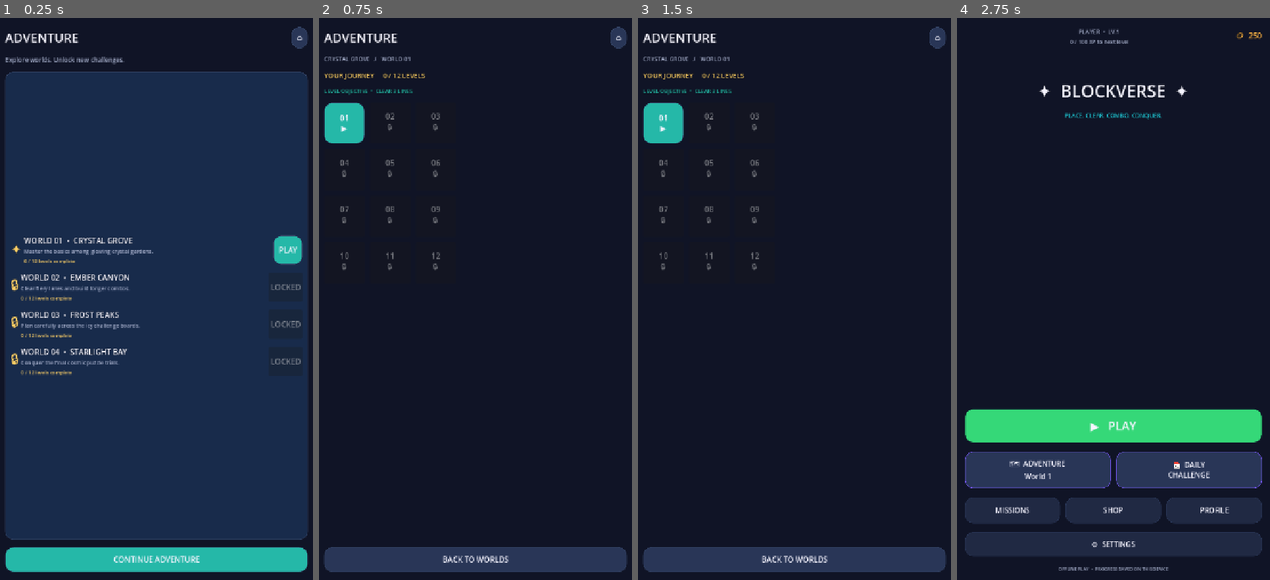
Above: before the commit, frames 1-4 (left to right).
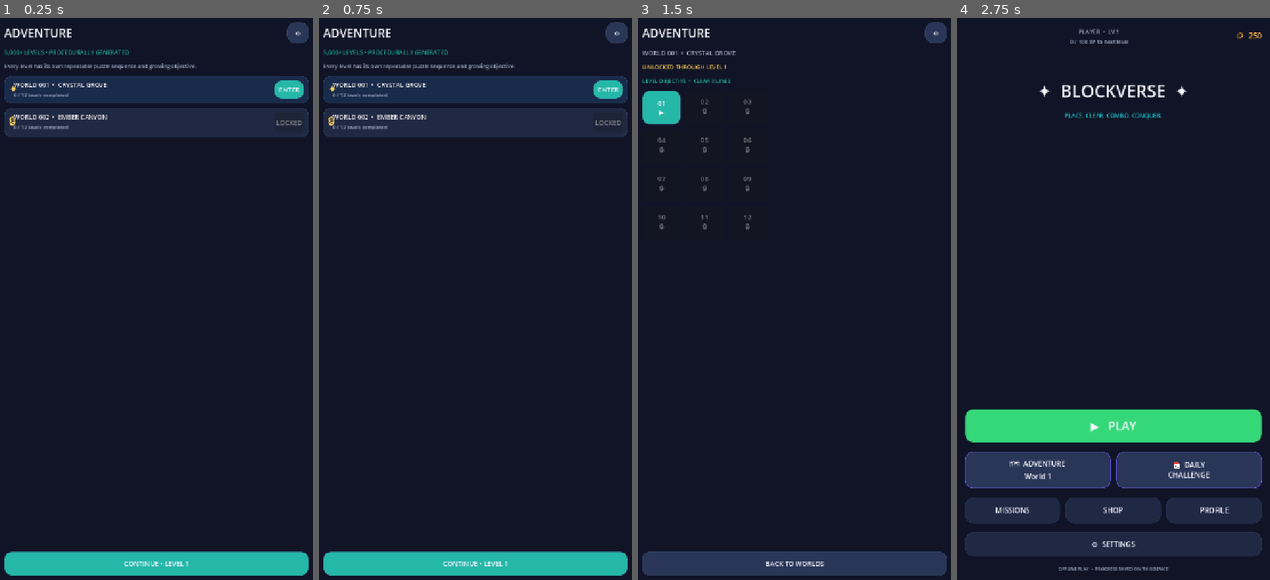
Above: after the commit, the same moments.

Repository: MaheshPawar32/android-game-factory
Game: Godot game, scene res://scenes/adventure_map.tscn
The game is run twice, just before and just after one commit, with the same random seed, the same clock (stepped at 60 frames per second) and the same inputs. This scene is started directly instead of the project's main scene.
Inputs (mouse positions are in pixels of both pictures, inside the frame that each line leads up to):
- Up to frame 1 (0.25 s): no input
- Up to frame 2 (0.75 s): click (606, 248) at 0.5 s, where only the run before the commit has a clickable "PLAY"
- Up to frame 3 (1.5 s): click (925, 91) at 1.25 s, where only the run after the commit has a clickable "ENTER"
- Up to frame 4 (2.75 s): click "⌂" at 2 s

The runs differ from the first frame. In frame 1, 74% of the frame differs, in the area x 1-99%, y 0-100%; in frame 2, 16%; in frame 3, 4.4%; in frame 4, nothing differs.

Commit message:
Replace fixed Adventure list with generated unlimited world and level browser

Diff:
--- a/projects/block-puzzle/scripts/screens/adventure_screen.gd
+++ b/projects/block-puzzle/scripts/screens/adventure_screen.gd
@@ -1,12 +1,11 @@
 extends Control
-## Reusable premium BLOCKVERSE adventure and level-selection screens.
+## Procedural Adventure map and paged level browser. Levels are generated from their number.
+const LevelData = preload("res://scripts/engine/level_generator.gd")
 const BG := Color("#101426")
 const PANEL := Color("#202943")
 const TEXT := Color("#F6F5FF")
 const MUTED := Color("#A7B0CC")
 const TEAL := Color("#25B8A8")
-const WORLD_NAMES := ["CRYSTAL GROVE", "EMBER CANYON", "FROST PEAKS", "STARLIGHT BAY"]
-const WORLD_DETAILS := ["Master the basics among glowing crystal gardens.", "Clear fiery lanes and build longer combos.", "Plan carefully across the icy challenge boards.", "Conquer the final cosmic puzzle trials."]
 
 func _ready() -> void:
 	_build()
@@ -18,20 +17,21 @@
 	add_child(bg)
 	var margin := MarginContainer.new()
 	margin.set_anchors_and_offsets_preset(Control.PRESET_FULL_RECT)
-	margin.add_theme_constant_override("margin_left", 22)
-	margin.add_theme_constant_override("margin_right", 22)
-	margin.add_theme_constant_override("margin_top", 34)
-	margin.add_theme_constant_override("margin_bottom", 28)
+	margin.add_theme_constant_override("margin_left", 20)
+	margin.add_theme_constant_override("margin_right", 20)
+	margin.add_theme_constant_override("margin_top", 24)
+	margin.add_theme_constant_override("margin_bottom", 20)
 	add_child(margin)
 	var root := VBoxContainer.new()
-	root.add_theme_constant_override("separation", 16)
+	root.add_theme_constant_override("separation", 12)
 	margin.add_child(root)
 	var top := HBoxContainer.new()
 	root.add_child(top)
-	var title := _label("ADVENTURE", 28, TEXT, true)
+	var title := _label("ADVENTURE", 26, TEXT, true)
 	title.size_flags_horizontal = Control.SIZE_EXPAND_FILL
 	top.add_child(title)
 	var back := _button("⌂", Color("#293657"))
+	back.custom_minimum_size = Vector2(48, 46)
 	back.pressed.connect(func(): AppRouter.go_home())
 	top.add_child(back)
 	if name == "AdventureMap":
@@ -40,64 +40,75 @@
 		_build_level_select(root)
 
 func _build_world_map(root: VBoxContainer) -> void:
-	root.add_child(_label("Explore worlds. Unlock new challenges.", 14, MUTED))
-	var world := PanelContainer.new()
-	world.size_flags_vertical = Control.SIZE_EXPAND_FILL
-	world.add_theme_stylebox_override("panel", _panel_style(Color("#182B4B")))
-	root.add_child(world)
-	var content := VBoxContainer.new()
-	content.alignment = BoxContainer.ALIGNMENT_CENTER
-	content.add_theme_constant_override("separation", 18)
-	world.add_child(content)
 	var unlocked_level := int(SaveData.get_value("unlocked_level", 1))
-	var unlocked := clampi(int(ceil(float(unlocked_level) / 12.0)), 1, 4)
-	SaveData.set_value("unlocked_world", unlocked)
-	for i in range(1, 5):
-		var row := HBoxContainer.new()
-		content.add_child(row)
-		var marker := _label("✦" if i <= unlocked else "🔒", 30, Color("#FFD166"), true)
-		row.add_child(marker)
+	var unlocked_world := LevelData.world_for_level(unlocked_level)
+	SaveData.set_value("unlocked_world", unlocked_world)
+	root.add_child(_label("5,000+ LEVELS • PROCEDURALLY GENERATED", 13, TEAL, true))
+	root.add_child(_label("Every level has its own repeatable puzzle sequence and growing objective.", 12, MUTED))
+	var scroll := ScrollContainer.new()
+	scroll.size_flags_vertical = Control.SIZE_EXPAND_FILL
+	root.add_child(scroll)
+	var list := VBoxContainer.new()
+	list.size_flags_horizontal = Control.SIZE_EXPAND_FILL
+	list.add_theme_constant_override("separation", 10)
+	scroll.add_child(list)
+	var first_world := maxi(1, unlocked_world - 3)
+	var last_world := unlocked_world + 1
+	for world_id in range(first_world, last_world + 1):
+		var first_level := (world_id - 1) * LevelData.LEVELS_PER_WORLD + 1
+		var completed := clampi(unlocked_level - first_level, 0, LevelData.LEVELS_PER_WORLD)
+		var is_open := first_level <= unlocked_level
+		var row := PanelContainer.new()
+		row.add_theme_stylebox_override("panel", _panel_style(Color("#182B4B") if world_id == unlocked_world else PANEL))
+		list.add_child(row)
+		var line := HBoxContainer.new()
+		line.add_theme_constant_override("separation", 10)
+		row.add_child(line)
+		line.add_child(_label("✦" if is_open else "🔒", 25, Color("#FFD166"), true))
 		var info := VBoxContainer.new()
 		info.size_flags_horizontal = Control.SIZE_EXPAND_FILL
-		row.add_child(info)
-		info.add_child(_label("WORLD %02d  •  %s" % [i, WORLD_NAMES[i - 1]], 17, TEXT, true))
-		info.add_child(_label(WORLD_DETAILS[i - 1], 12, MUTED))
-		var first_level := (i - 1) * 12 + 1
-		var completed := clampi(unlocked_level - first_level, 0, 12)
-		info.add_child(_label("%d / 12 levels complete" % completed, 11, Color("#FFD166")))
-		var open := _button("PLAY" if i <= unlocked else "LOCKED", TEAL if i <= unlocked else Color("#34405C"))
-		open.disabled = i > unlocked
-		open.pressed.connect(func(): SaveData.set_value("selected_world", i); AppRouter.open_level_select())
-		row.add_child(open)
-	_add_bottom_button(root, "CONTINUE ADVENTURE", TEAL, func(): SaveData.set_value("selected_world", clampi(int(ceil(float(unlocked_level) / 12.0)), 1, 4)); AppRouter.open_level_select())
+		line.add_child(info)
+		info.add_child(_label("WORLD %03d  •  %s" % [world_id, LevelData.world_name(world_id)], 14, TEXT, true))
+		info.add_child(_label("%d / 12 levels completed" % completed, 11, MUTED))
+		var action := _button("ENTER" if is_open else "LOCKED", TEAL if is_open else Color("#34405C"))
+		action.disabled = not is_open
+		action.pressed.connect(func(): SaveData.set_value("selected_world", world_id); AppRouter.open_level_select())
+		line.add_child(action)
+	_add_bottom_button(root, "CONTINUE • LEVEL %d" % unlocked_level, TEAL, func(): SaveData.set_value("selected_world", unlocked_world); AppRouter.open_level_select())
 
 func _build_level_select(root: VBoxContainer) -> void:
-	var world := clampi(int(SaveData.get_value("selected_world", 1)), 1, 4)
-	var first_level := (world - 1) * 12 + 1
+	var world_id := maxi(1, int(SaveData.get_value("selected_world", 1)))
+	var first_level := (world_id - 1) * LevelData.LEVELS_PER_WORLD + 1
 	var unlocked := int(SaveData.get_value("unlocked_level", 1))
-	root.add_child(_label("%s   /   WORLD %02d" % [WORLD_NAMES[world - 1], world], 13, MUTED))
-	var progress := _label("YOUR JOURNEY     %d / 12 LEVELS" % clampi(unlocked - first_level, 0, 12), 15, Color("#FFD166"), true)
-	root.add_child(progress)
-	var target_lines := 3 + int((first_level - 1) / 4)
-	root.add_child(_label("LEVEL OBJECTIVE  •  CLEAR %d LINES" % target_lines, 12, TEAL, true))
+	root.add_child(_label("WORLD %03d  •  %s" % [world_id, LevelData.world_name(world_id)], 14, MUTED, true))
+	root.add_child(_label("UNLOCKED THROUGH LEVEL %d" % unlocked, 13, Color("#FFD166"), true))
+	var sample := LevelData.configuration(first_level)
+	root.add_child(_label("LEVEL OBJECTIVE  •  CLEAR %d LINES" % int(sample.objective_lines), 12, TEAL, true))
+	var scroll := ScrollContainer.new()
+	scroll.size_flags_vertical = Control.SIZE_EXPAND_FILL
+	root.add_child(scroll)
 	var grid := GridContainer.new()
 	grid.columns = 3
-	grid.size_flags_vertical = Control.SIZE_EXPAND_FILL
-	grid.add_theme_constant_override("h_separation", 12)
-	grid.add_theme_constant_override("v_separation", 12)
-	root.add_child(grid)
-	for local_level in range(12):
+	grid.size_flags_horizontal = Control.SIZE_EXPAND_FILL
+	grid.add_theme_constant_override("h_separation", 10)
+	grid.add_theme_constant_override("v_separation", 10)
+	scroll.add_child(grid)
+	for local_level in range(LevelData.LEVELS_PER_WORLD):
 		var global_level := first_level + local_level
+		var config := LevelData.configuration(global_level)
 		var is_unlocked := global_level <= unlocked
 		var marker := "★" if global_level < unlocked else ("▶" if is_unlocked else "🔒")
 		var tile := _button("%02d\n%s" % [local_level + 1, marker], TEAL if global_level == unlocked else PANEL)
-		tile.custom_minimum_size = Vector2(90, 92)
+		tile.custom_minimum_size = Vector2(86, 76)
 		tile.disabled = not is_unlocked
+		tile.tooltip_text = "Level %d • %s • Clear %d lines" % [global_level, config.difficulty, config.objective_lines]
 		tile.pressed.connect(func(): _start_level(global_level))
 		grid.add_child(tile)
 	_add_bottom_button(root, "BACK TO WORLDS", Color("#293657"), func(): AppRouter.open_adventure_map())
 
 func _start_level(level: int) -> void:
+	if not LevelData.is_supported(level):
+		return
 	SaveData.set_value("current_level", level)
 	SaveData.set_value("active_mode", "classic")
 	SaveData.set_value("adventure_active", true)
@@ -105,7 +116,7 @@
 
 func _add_bottom_button(root: VBoxContainer, caption: String, fill: Color, action: Callable) -> void:
 	var button := _button(caption, fill)
-	button.custom_minimum_size.y = 56
+	button.custom_minimum_size.y = 54
 	button.pressed.connect(action)
 	root.add_child(button)
 
@@ -114,6 +125,7 @@
 	label.text = value
 	label.add_theme_font_size_override("font_size", size)
 	label.add_theme_color_override("font_color", color)
+	label.autowrap_mode = TextServer.AUTOWRAP_WORD_SMART
 	if bold:
 		label.add_theme_color_override("font_outline_color", Color.BLACK)
 		label.add_theme_constant_override("outline_size", 1)
@@ -122,7 +134,7 @@
 func _button(value: String, fill: Color) -> Button:
 	var button := Button.new()
 	button.text = value
-	button.add_theme_font_size_override("font_size", 17)
+	button.add_theme_font_size_override("font_size", 15)
 	button.add_theme_color_override("font_color", TEXT)
 	button.add_theme_stylebox_override("normal", _panel_style(fill))
 	button.add_theme_stylebox_override("hover", _panel_style(fill.lightened(0.08)))
@@ -134,9 +146,9 @@
 	style.bg_color = fill
 	style.border_color = Color("#344466")
 	style.set_border_width_all(1)
-	style.set_corner_radius_all(18)
-	style.content_margin_left = 12
-	style.content_margin_right = 12
-	style.content_margin_top = 12
-	style.content_margin_bottom = 12
+	style.set_corner_radius_all(16)
+	style.content_margin_left = 10
+	style.content_margin_right = 10
+	style.content_margin_top = 10
+	style.content_margin_bottom = 10
 	return style
